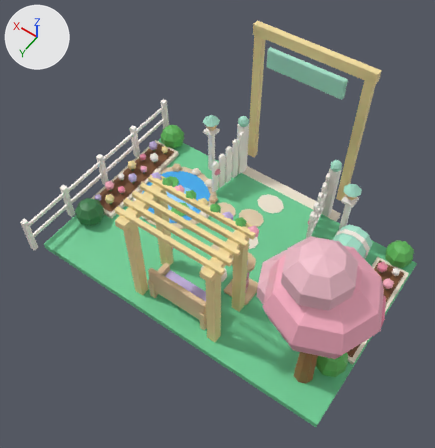
Before and after pictures for a commit that changed the FBX model assets/clean-a-cat/exports/CleanACat_Area_Garden.fbx.
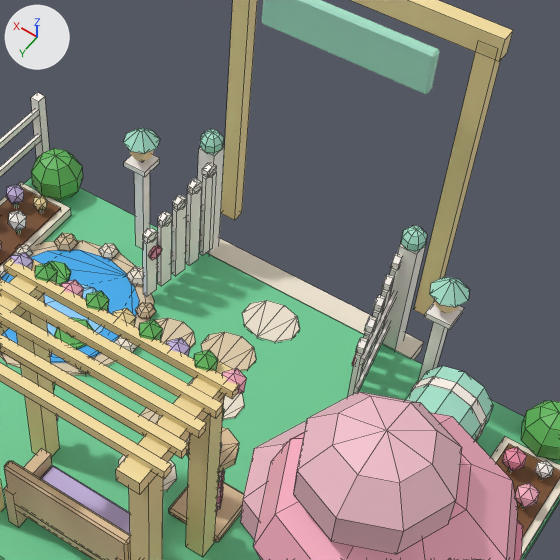
There are two pictures of each version: one whole from a 50 mm camera at (-0.1102, 0.2325, 0.281) aimed at (-0.0007, 0.0792, 0.04), one close up on the part from 34% to 93% of the width and 13% to 70% of the height. Lighting does not change. The marker at upper left points along +X, +Y and +Z. The first two pictures are the older version. The close-ups show mesh edges as thin lines. Where no turn or scale is listed for an object, it has been applied to the vertices.

Names of what the first close-up shows: 'CleanACat_Area_Garden', 'CleanACat_Area_Garden_Canopy', 'CleanACat_Area_Garden_Decor', 'CleanACat_Area_Garden_Flowers', 'CleanACat_Area_Garden_Pond', 'CleanACat_Area_Garden_Sign_Decor' and 1 more.
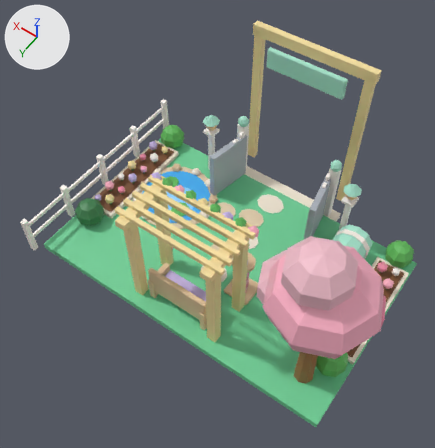
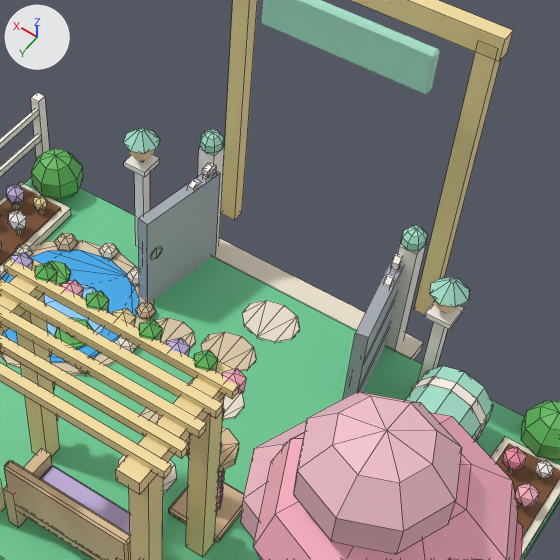
Where the change shows, as pixel boxes [x1, y1, x2, y2] in the close-ups (560 x 560 px):
'CleanACat_Area_Garden_Gate_Barrier', added
    after: [138, 171, 403, 399]

The change in detail:
Mesh me_cleanacat_area_garden_gate_barrier is new.
It has 16 vertices, 12 faces and spans x -0.0346..0.0346, y 0.0102..0.0379, z -0.0001..0.0327.
It uses material mat_cleanacat_palette.
Object 'CleanACat_Area_Garden_Gate_Barrier' (ob_cleanacat_area_garden_gate_barrier) is new; it shows me_cleanacat_area_garden_gate_barrier.
Its location is (0.0, 0.0, 0.0).
